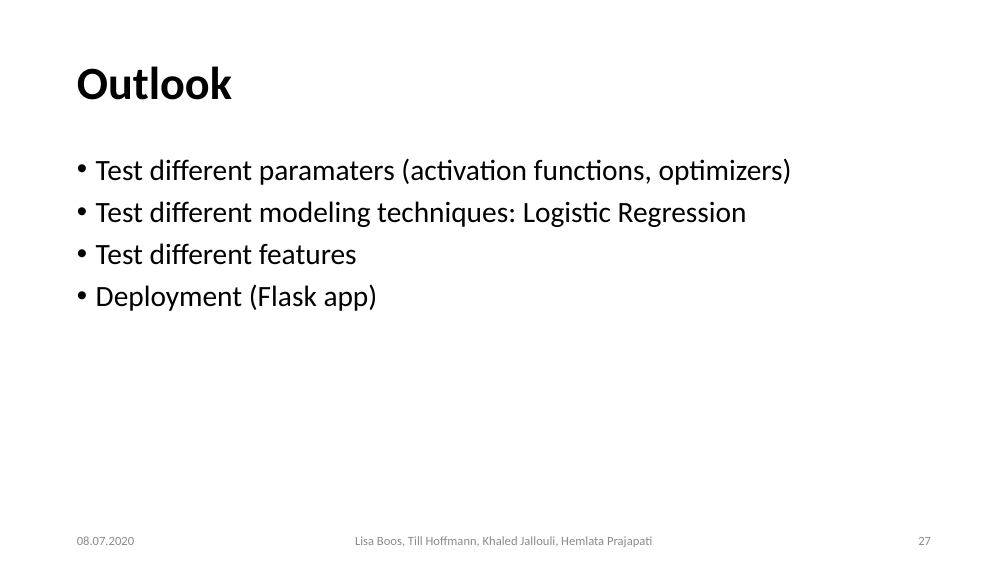
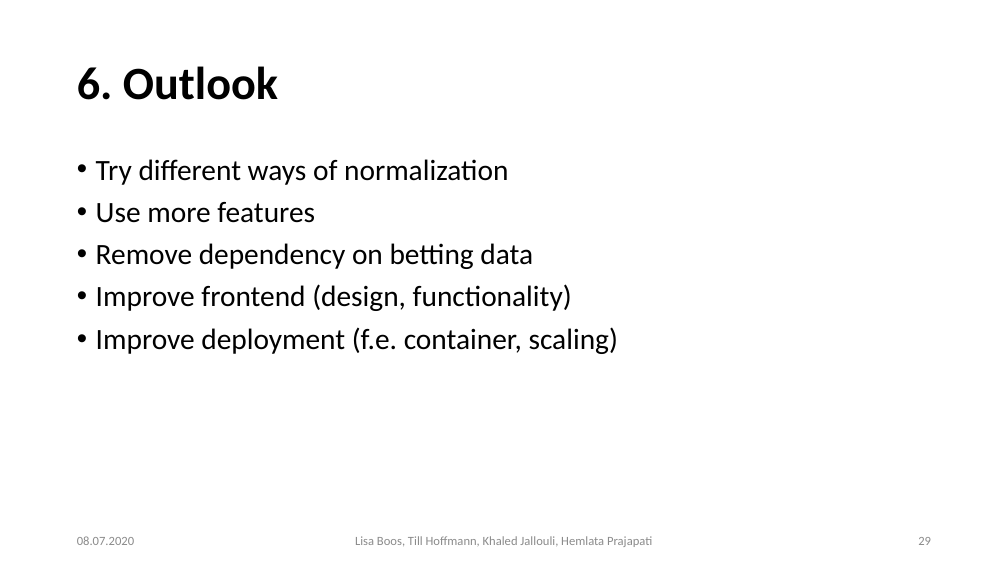
Before and after one commit to Khaledjallouli/project, a slide deck: slide 29 of Daily/sprint9/Final_Presentation_Phase_I.pptx (slide 27 before the commit). Drawn at 1008x567 pixels with LibreOffice and Linux fonts; fonts in the diff are those of the drawing; background and template pictures are left out. Boxes give left, top, right and bottom in pixels: in the first picture for what was removed or moved away, otherwise in the second. Text is boxed around its words. In the diff, an @@ line names an element or a change of style, - is before the commit and + after.

```diff
--- a/Daily/sprint9/Final_Presentation_Phase_I.pptx
+++ b/Daily/sprint9/Final_Presentation_Phase_I.pptx
@@ title at (77,66,278,100): text changed @@
-Outlook
+6. Outlook
@@ text at (96,159,618,354): text changed @@
-• Test different paramaters (activation functions, optimizers)
-• Test different modeling techniques: Logistic Regression
-• Test different features
-• Deployment (Flask app)
+• Try different ways of normalization
+• Use more features
+• Remove dependency on betting data
+• Improve frontend (design, functionality)
+• Improve deployment (f.e. container, scaling)
@@ page number at (918,537,931,545): text changed @@
-27
+29
```
Also in this commit, not shown: 18 other slides changed, 2 slides added.
